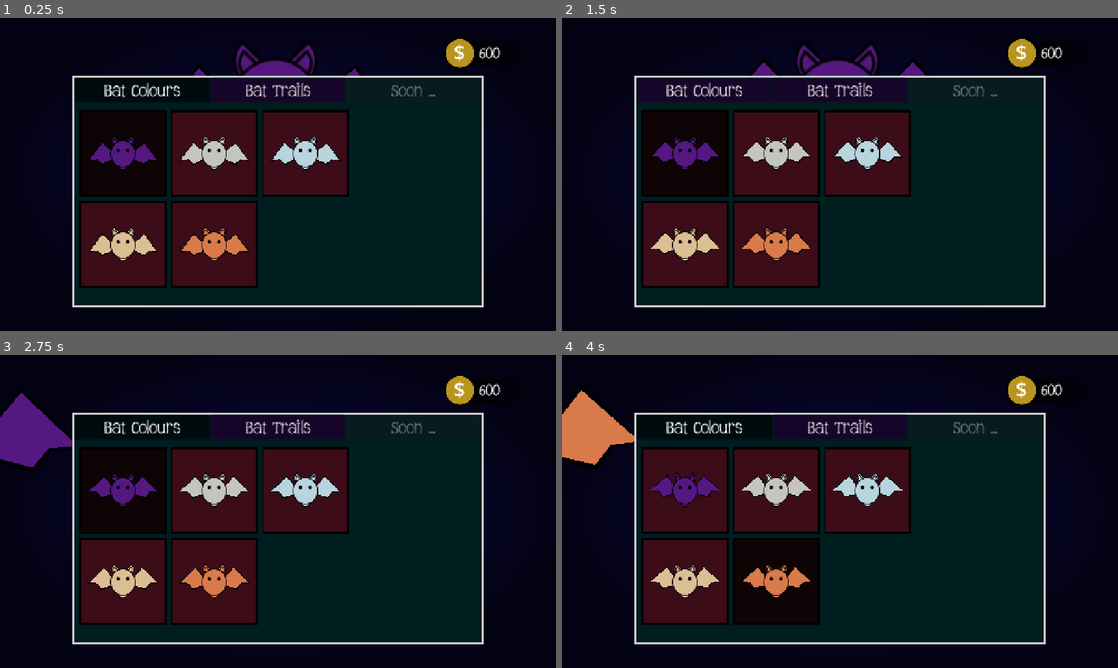
Above: before the commit, frames 1-4 (two rows, left to right).
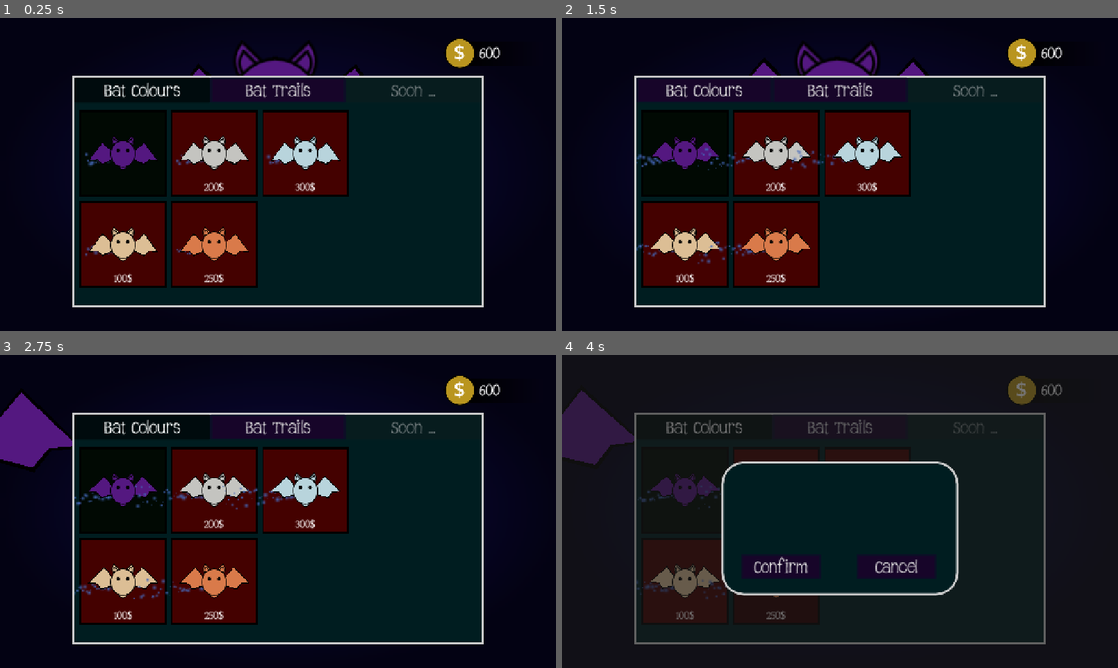
Above: after the commit, the same moments.

Repository: NileKnight1/flappy-bat
Game: Godot game, scene res://scenes/main_menu.tscn
Same seed, same stepped clock (60 frames per second), same inputs: the game is played once before the commit and once after it. This scene is started directly instead of the project's main scene.
Inputs (mouse positions are in pixels of both pictures, inside the frame that each line leads up to):
- Up to frame 1 (0.25 s): no input
- Up to frame 2 (1.5 s): click (684, 152) at 0.52 s; tap Enter at 1.25 s; move the mouse to (756, 102) at 1.27 s; hold Right from 1.28 s (still down); tap Alt at 1.35 s; click (756, 102) at 1.42 s
- Up to frame 3 (2.75 s): keep holding Right; tap Space (jump) at 1.52, 2.27 s; move the mouse to (355, 442) at 2.02 s; tap Shift at 2.1 s; click (355, 442) at 2.17 s
- Up to frame 4 (4 s): move the mouse to (895, 442) at 2.77 s; release Right at 2.78 s; hold Left 2.78-3.53 s; tap Alt at 2.85 s; click (895, 442) at 2.92 s; move the mouse to (812, 574) at 3.52 s; hold Right from 3.53 s (still down); tap Shift at 3.6 s; click (812, 574) at 3.67 s; tap Space (jump) at 3.77 s

The runs differ from the first frame. In frame 1, 0.4% of the frame differs, in the area x 15-57%, y 42-85%; in frame 2, 0.6%; in frame 3, 0.7%; in frame 4, 20%, in the area x 0-90%, y 6-93%.

Commit message:
skins are now purchasable with coins, added trail effect

Diff:
--- a/scenes/bat.tscn
+++ b/scenes/bat.tscn
@@ -2,13 +2,39 @@
 
 [ext_resource type="Script" uid="uid://bnqmcka08hcb7" path="res://scripts/bat.gd" id="1_uhqni"]
 
-[sub_resource type="StyleBoxFlat" id="StyleBoxFlat_vlew8"]
-bg_color = Color(0.32810894, 0.096215986, 0.50163054, 1)
-border_width_left = 1
-border_width_top = 1
-border_width_right = 1
-border_width_bottom = 1
-border_color = Color(0, 0, 0, 1)
+[sub_resource type="Gradient" id="Gradient_uhqni"]
+colors = PackedColorArray(1, 1, 1, 1, 1, 1, 1, 0)
+
+[sub_resource type="GradientTexture2D" id="GradientTexture2D_hdxto"]
+gradient = SubResource("Gradient_uhqni")
+width = 3
+height = 3
+fill = 1
+fill_from = Vector2(0.517094, 0.52136755)
+fill_to = Vector2(0.517094, 1)
+
+[sub_resource type="Gradient" id="Gradient_cnldk"]
+colors = PackedColorArray(0.2677287, 0.40656117, 0.72902906, 1, 0.26666668, 0.40784314, 0.7294118, 1)
+
+[sub_resource type="GradientTexture1D" id="GradientTexture1D_ncv88"]
+gradient = SubResource("Gradient_cnldk")
+
+[sub_resource type="Curve" id="Curve_48wkk"]
+_data = [Vector2(0, 1), 0.0, 0.0, 0, 0, Vector2(0.8727273, 0.8089888), 0.0, 0.0, 0, 0, Vector2(1, 0), 0.0, 0.0, 0, 0]
+point_count = 3
+
+[sub_resource type="CurveTexture" id="CurveTexture_8jhjc"]
+curve = SubResource("Curve_48wkk")
+
+[sub_resource type="ParticleProcessMaterial" id="ParticleProcessMaterial_bekt7"]
+particle_flag_disable_z = true
+spread = 10.0
+initial_velocity_min = 300.0
+initial_velocity_max = 300.0
+gravity = Vector3(0, 20, 0)
+scale_max = 8.0
+scale_curve = SubResource("CurveTexture_8jhjc")
+color_ramp = SubResource("GradientTexture1D_ncv88")
 
 [sub_resource type="StyleBoxFlat" id="StyleBoxFlat_ss3tx"]
 bg_color = Color(0.32810894, 0.096215986, 0.50163054, 1)
@@ -76,14 +102,14 @@
 [node name="bat" type="CharacterBody2D" unique_id=2128622806]
 script = ExtResource("1_uhqni")
 
-[node name="Panel" type="Panel" parent="." unique_id=1176100876]
-visible = false
-offset_left = -20.0
-offset_top = -19.0
-offset_right = 20.0
-offset_bottom = 21.0
-mouse_filter = 2
-theme_override_styles/panel = SubResource("StyleBoxFlat_vlew8")
+[node name="p" type="GPUParticles2D" parent="." unique_id=571285340]
+position = Vector2(-10, 13)
+rotation = -3.1415927
+amount = 40
+texture = SubResource("GradientTexture2D_hdxto")
+lifetime = 0.6
+randomness = 0.3
+process_material = SubResource("ParticleProcessMaterial_bekt7")
 
 [node name="sprite" type="Node2D" parent="." unique_id=1024216441]
 
--- a/scenes/main_menu.tscn
+++ b/scenes/main_menu.tscn
@@ -144,7 +144,7 @@
 corner_radius_bottom_left = 1
 
 [sub_resource type="StyleBoxFlat" id="StyleBoxFlat_bekt7"]
-bg_color = Color(0.23539785, 0.046562456, 0.093890734, 1)
+bg_color = Color(0.015834974, 0.15691778, 0.05680093, 1)
 border_width_left = 5
 border_width_top = 5
 border_width_right = 5
@@ -162,6 +162,26 @@
 [sub_resource type="StyleBoxEmpty" id="StyleBoxEmpty_hdxto"]
 
 [sub_resource type="StyleBoxEmpty" id="StyleBoxEmpty_3c02t"]
+
+[sub_resource type="StyleBoxFlat" id="StyleBoxFlat_8ln24"]
+bg_color = Color(0.2664773, 0.0057546087, 0, 1)
+border_width_left = 5
+border_width_top = 5
+border_width_right = 5
+border_width_bottom = 5
+border_color = Color(0, 0, 0, 1)
+
+[sub_resource type="StyleBoxFlat" id="StyleBoxFlat_rtw2f"]
+bg_color = Color(0, 0.11450154, 0.12757239, 1)
+border_width_left = 5
+border_width_top = 5
+border_width_right = 5
+border_width_bottom = 5
+corner_radius_top_left = 50
+corner_radius_top_right = 50
+corner_radius_bottom_right = 50
+corner_radius_bottom_left = 50
+corner_detail = 5
 
 [node name="main_menu" type="Node2D" unique_id=1559192162]
 modulate = Color(1, 1, 1, 0)
@@ -417,7 +437,7 @@
 horizontal_alignment = 1
 vertical_alignment = 1
 
-[node name="Label" type="Label" parent="CanvasLayer/shop/coins" unique_id=604253618]
+[node name="label" type="Label" parent="CanvasLayer/shop/coins" unique_id=604253618]
 offset_left = 1019.0
 offset_top = 57.0
 offset_right = 1218.0
@@ -508,11 +528,87 @@
 theme_override_styles/hover = SubResource("StyleBoxFlat_qarp1")
 theme_override_styles/disabled = SubResource("StyleBoxEmpty_hdxto")
 theme_override_styles/focus = SubResource("StyleBoxEmpty_3c02t")
+disabled = true
 toggle_mode = true
 button_group = ExtResource("4_8ln24")
 
+[node name="locked" type="Control" parent="CanvasLayer/shop/shop/content/bat_colours/Control" unique_id=1248199173]
+anchors_preset = 0
+offset_right = 40.0
+offset_bottom = 40.0
+
+[node name="Panel" type="Panel" parent="CanvasLayer/shop/shop/content/bat_colours/Control/locked" unique_id=1180681528]
+custom_minimum_size = Vector2(200, 200)
+layout_mode = 0
+offset_left = 11.0
+offset_right = 211.0
+offset_bottom = 200.0
+theme_override_styles/panel = SubResource("StyleBoxFlat_8ln24")
+
+[node name="button" type="Button" parent="CanvasLayer/shop/shop/content/bat_colours/Control/locked" unique_id=536911742]
+layout_mode = 0
+offset_left = 16.0
+offset_top = 5.0
+offset_right = 206.0
+offset_bottom = 195.0
+theme_override_styles/normal = SubResource("StyleBoxEmpty_bekt7")
+theme_override_styles/pressed = SubResource("StyleBoxFlat_nca3n")
+theme_override_styles/hover = SubResource("StyleBoxFlat_qarp1")
+theme_override_styles/disabled = SubResource("StyleBoxEmpty_hdxto")
+theme_override_styles/focus = SubResource("StyleBoxEmpty_3c02t")
+
+[node name="price" type="Label" parent="CanvasLayer/shop/shop/content/bat_colours/Control/locked" unique_id=1916007983]
+layout_mode = 0
+offset_left = 16.0
+offset_top = 158.0
+offset_right = 206.0
+offset_bottom = 196.0
+theme_override_fonts/font = ExtResource("2_ekxnf")
+theme_override_font_sizes/font_size = 23
+text = "50$"
+horizontal_alignment = 1
+vertical_alignment = 1
+
 [node name="bat" parent="CanvasLayer/shop/shop/content/bat_colours/Control" unique_id=1078022397 instance=ExtResource("1_l6cm7")]
 position = Vector2(111, 101)
+
+[node name="confirm" type="Node2D" parent="CanvasLayer/shop" unique_id=1263944536]
+visible = false
+
+[node name="Panel" type="Panel" parent="CanvasLayer/shop/confirm" unique_id=1709756814]
+offset_right = 1298.0
+offset_bottom = 729.0
+
+[node name="bg" type="Panel" parent="CanvasLayer/shop/confirm" unique_id=405185159]
+offset_left = 367.18353
+offset_top = 245.0
+offset_right = 912.81647
+offset_bottom = 553.0
+theme_override_styles/panel = SubResource("StyleBoxFlat_rtw2f")
+
+[node name="confirm" type="Button" parent="CanvasLayer/shop/confirm" unique_id=1182157979]
+custom_minimum_size = Vector2(110, 35)
+offset_left = 412.0
+offset_top = 458.0
+offset_right = 596.0
+offset_bottom = 516.0
+size_flags_horizontal = 3
+theme_override_fonts/font = ExtResource("2_ekxnf")
+theme_override_font_sizes/font_size = 35
+theme_override_styles/normal = SubResource("StyleBoxFlat_bqqt6")
+text = "Confirm"
+
+[node name="cancel" type="Button" parent="CanvasLayer/shop/confirm" unique_id=735408954]
+custom_minimum_size = Vector2(110, 35)
+offset_left = 678.0
+offset_top = 458.0
+offset_right = 862.0
+offset_bottom = 516.0
+size_flags_horizontal = 3
+theme_override_fonts/font = ExtResource("2_ekxnf")
+theme_override_font_sizes/font_size = 35
+theme_override_styles/normal = SubResource("StyleBoxFlat_bqqt6")
+text = "Cancel"
 
 [connection signal="timeout" from="CanvasLayer/bat/eyes" to="." method="_on_eyes_timeout"]
 [connection signal="input_event" from="CanvasLayer/bat/left" to="." method="_on_left_input_event"]
@@ -524,3 +620,5 @@
 [connection signal="input_event" from="CanvasLayer/bat/center" to="." method="_on_center_input_event"]
 [connection signal="mouse_entered" from="CanvasLayer/bat/center" to="." method="_on_center_mouse_entered"]
 [connection signal="mouse_exited" from="CanvasLayer/bat/center" to="." method="_on_center_mouse_exited"]
+[connection signal="pressed" from="CanvasLayer/shop/confirm/confirm" to="." method="_on_confirm_pressed"]
+[connection signal="pressed" from="CanvasLayer/shop/confirm/cancel" to="." method="_on_cancel_pressed"]
--- a/scripts/game.gd
+++ b/scripts/game.gd
@@ -33,6 +33,8 @@
 
 	$map/obstacles.position.x -= game_speed
 	$map/coins.position.x -= game_speed
+	#$player.get_node("p").position.x -= game_speed
+
 
 
 	while obstacles_count < 20:
--- a/scripts/global.gd
+++ b/scripts/global.gd
@@ -1,6 +1,6 @@
 extends Node
 
-var coins = 0
+var coins = 600
 var highest_score = 0
 
 var bat_colour = 0
--- a/scripts/main_menu.gd
+++ b/scripts/main_menu.gd
@@ -13,6 +13,10 @@
 	["d97a4a"],
 	["b8d4dc"],
 
+]
+
+var prices =  [
+	50,100,200,250,300,350
 ]
 
 @export var style_num = global.bat_colour
@@ -40,26 +44,43 @@
 
 
 func _ready() -> void:
+	update_coins()
+
 	set_style(style_num)
-	var buttons = [
-
-	]
 
 	for i in range(4):
 		var temp = $CanvasLayer/shop/shop/content/bat_colours/Control.duplicate()
+		temp.get_node("locked").get_node("price").text = str(prices[i+1]) + "$"
 		$CanvasLayer/shop/shop/content/bat_colours.add_child(temp)
+
+	$CanvasLayer/shop/shop/content/bat_colours/Control/button.button_pressed = 1
+	$CanvasLayer/shop/shop/content/bat_colours/Control/button.disabled  = 0
+	$CanvasLayer/shop/shop/content/bat_colours/Control/locked.visible  = 0
+
+
+
+	var buttons = [
+
+	]
 
 	for i in $CanvasLayer/shop/shop/content/bat_colours.get_children():
 		buttons.append(i.get_node("button"))
-
 	for i in buttons.size():
 		buttons[i].toggled.connect(_on_bat_colours_toggled.bind(i))
 
+	buttons.clear()
+
+	for i in $CanvasLayer/shop/shop/content/bat_colours.get_children():
+		buttons.append(i.get_node("locked").get_node("button"))
+	for i in buttons.size():
+		buttons[i].pressed.connect(_on_bat_colours_buy_pressed.bind(i))
+
+
+
 	var temp = 0
 	for i in $CanvasLayer/shop/shop/content/bat_colours.get_children():
-		i.get_child(2).set_style(temp)
+		i.get_node("bat").set_style(temp)
 		temp += 1
-	$CanvasLayer/shop/shop/content/bat_colours/Control/button.button_pressed = 1
 
 	#Input.mouse_mode = Input.MOUSE_MODE_CAPTURED
 	#
@@ -100,8 +121,16 @@
 func _on_bat_colours_toggled(toggled_on, index) -> void:
 	global.bat_colour = index
 	set_style(index)
-	print(index)
-
+	#print(index)
+
+var cur_index = 0
+func _on_bat_colours_buy_pressed(index):
+	if global.coins >= prices[index]:
+		#print(index)
+		cur_index = index
+		$CanvasLayer/shop/confirm.visible = 1
+	else:
+		print("poor")
 
 func tween_rotation(node, rot, time, rev = 1):
 	var tween = create_tween()
@@ -148,10 +177,13 @@
 			shop_open = 1
 			var tween = create_tween()
 			tween.tween_property($CanvasLayer/bat, "position:x", bat_def-750, 0.4)
+			$CanvasLayer/shop.visible = 1
 		else:
 			shop_open = 0
 			var tween = create_tween()
 			tween.tween_property($CanvasLayer/bat, "position:x", bat_def, 0.4)
+			$CanvasLayer/shop.visible = 0
+
 
 func _on_right_mouse_entered() -> void:
 	$CanvasLayer/bat/sprite/wing1.modulate = Color(1.4,1.4,1.4,1.0)
@@ -196,3 +228,16 @@
 func label_hide():
 	var tween = create_tween()
 	tween.tween_property(label, "modulate", Color(1.0, 1.0, 1.0, 0.0), 0.1)
+
+func update_coins():
+	$CanvasLayer/shop/coins/label.text = str(global.coins)
+
+func _on_cancel_pressed() -> void:
+	$CanvasLayer/shop/confirm.visible = 0
+func _on_confirm_pressed() -> void:
+	$CanvasLayer/shop/shop/content/bat_colours.get_child(cur_index).get_node("locked").visible = 0
+	$CanvasLayer/shop/shop/content/bat_colours.get_child(cur_index).get_node("button").disabled = 0
+	global.coins -= prices[cur_index]
+	update_coins()
+
+	$CanvasLayer/shop/confirm.visible = 0
